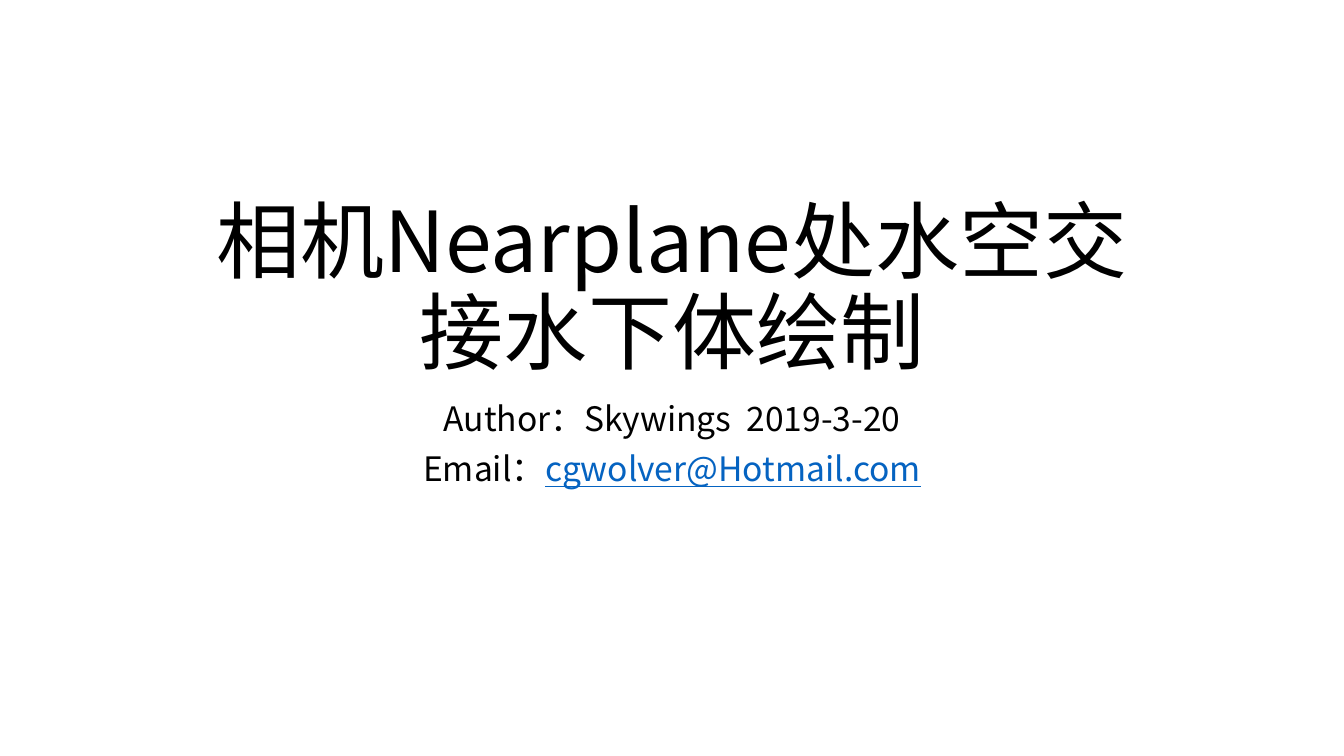
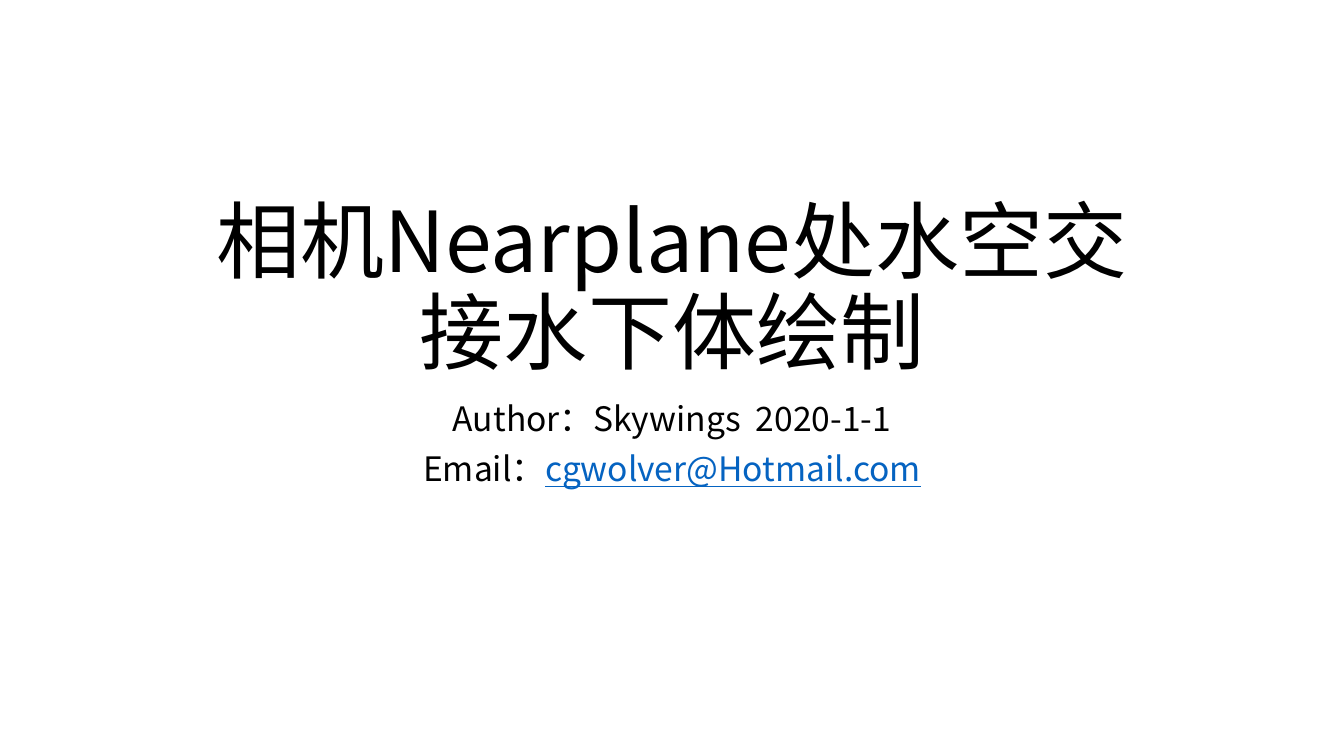
Before and after one commit to cgwolver/Gfx, a slide deck: slide 1 of VolumetricsWater/相机Nearplane处水空交接水下体绘制.pptx. Drawn at 1344x756 pixels with LibreOffice and Linux fonts; fonts in the diff are those of the drawing. Boxes give left, top, right and bottom in pixels: in the first picture for what was removed or moved away, otherwise in the second. Text is boxed around its words. In the diff, an @@ line names an element or a change of style, - is before the commit and + after.

Commit message:
修改日期号。

```diff
--- a/VolumetricsWater/相机Nearplane处水空交接水下体绘制.pptx
+++ b/VolumetricsWater/相机Nearplane处水空交接水下体绘制.pptx
@@ subtitle at (453,404,891,440): text changed @@
-Author：Skywings 2019-3-20
+Author：Skywings 2020-1-1
```
